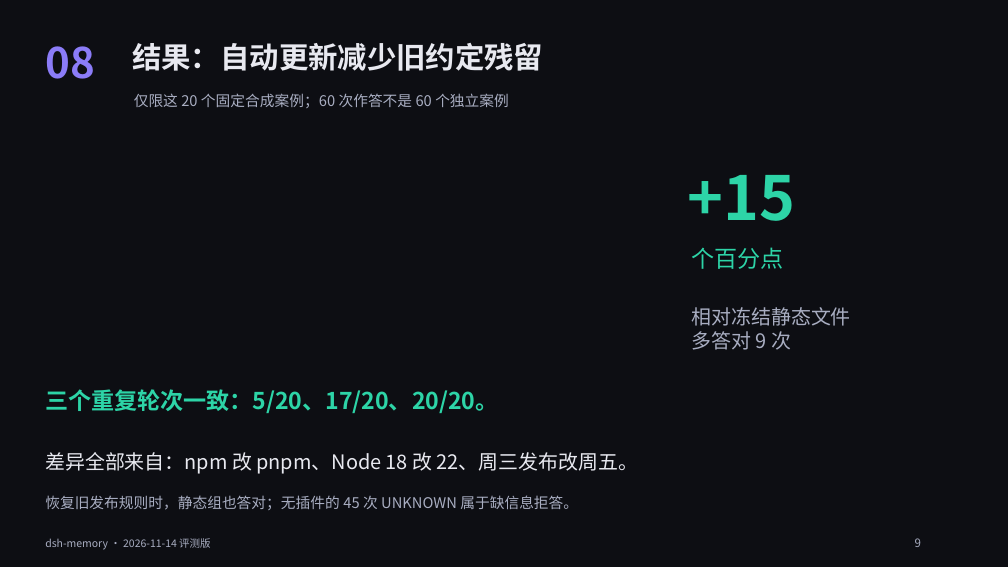
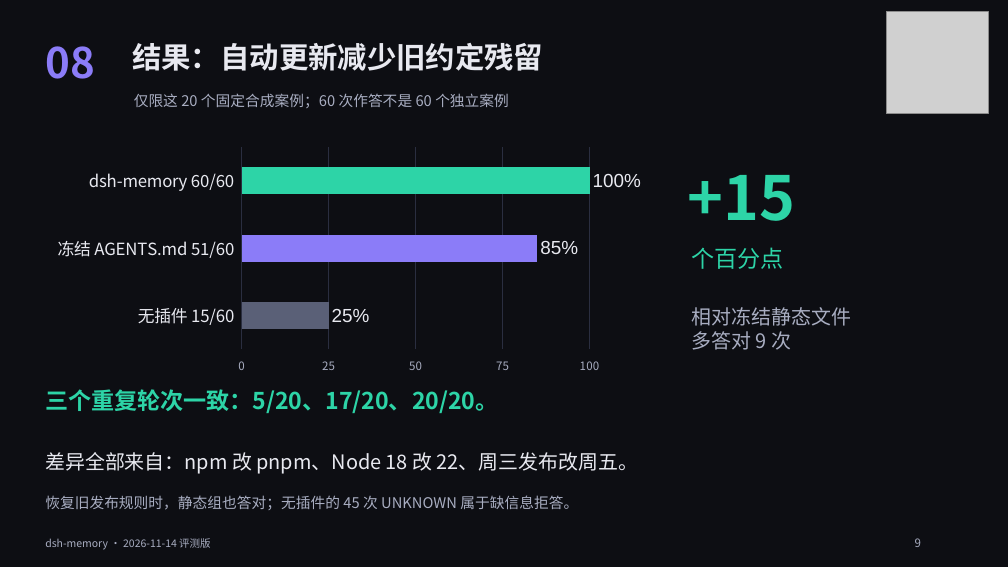
Before and after one commit to ChenYueqi2024/dsh-memory, a slide deck: slide 9 of downloads/dsh-memory-defense.pptx. Drawn at 1008x567 pixels with LibreOffice and Linux fonts; fonts in the diff are those of the drawing; grey boxes stand for pictures. Boxes give left, top, right and bottom in pixels: in the first picture for what was removed or moved away, otherwise in the second. Text is boxed around its words. In the diff, an @@ line names an element or a change of style, - is before the commit and + after.

```diff
--- a/downloads/dsh-memory-defense.pptx
+++ b/downloads/dsh-memory-defense.pptx
@@ picture added at (886, 11, 988, 113) @@
@@ bar chart added at (45, 142, 654, 378) @@
+categories: 无插件 15/60, 冻结 AGENTS.md 51/60, dsh-memory 60/60
+Series 1: 25, 85, 100
```
Also in this commit, not shown: 11 other slides changed, 10 other files.
